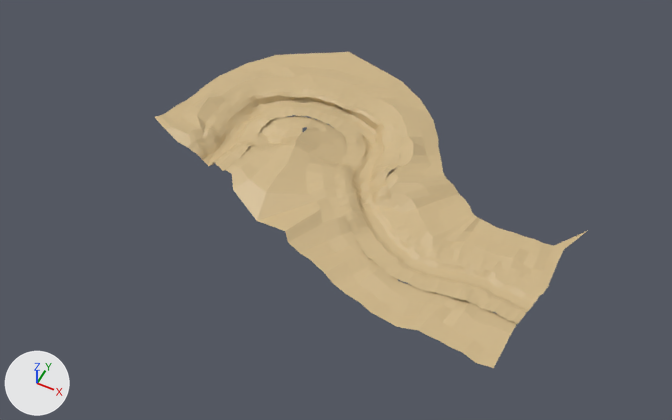
The FBX model Assets/Models/Terrain.fbx, before and after one commit.
Both versions are drawn from a camera (50 mm lens) standing at (3.7, -26.5, 33.4) and looking at (-10.3, 1.6, -1.7). Every picture has the same lights, and +X, +Y and +Z are marked at lower left. Where no turn or scale is listed for an object, it has been applied to the vertices.
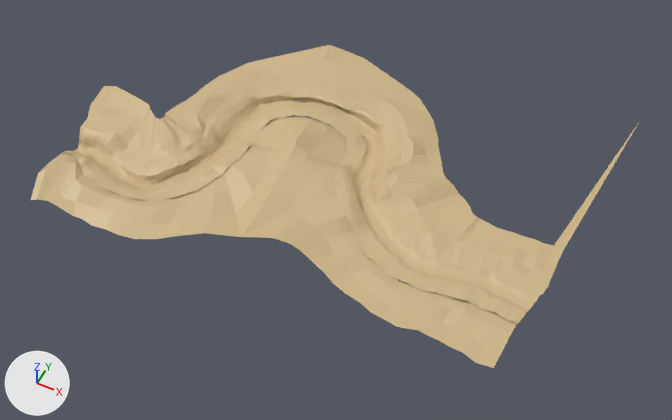
Changed parts and their boxes (x1, y1, x2, y2) in the pictures (672 x 420 px; the box of a moved part takes in the faces that stretch with it):
'polySurface13', reshaped (41% wider): before (155, 52, 587, 368); after (31, 45, 640, 368)
part 1 of me_mesh, built on: before (155, 113, 408, 259); after (31, 86, 408, 259)
part 2 of me_mesh, moved or reshaped: before (261, 52, 412, 94); after (261, 45, 412, 94)
part 3 of me_mesh, deleted: before (554, 231, 587, 250)
part 4 of me_mesh, added (beige): after (554, 121, 640, 250)

The change, as a list of edits to the scene's bpy script:
```text
Change me_mesh:
    used by ob_polysurface13; location = (1.56, 4.35, 0.06)
    remove me_mesh.from_pydata(...)  # 2150 vertices, 1926 faces; spans x -22.5..0.0, y -9.2..6.9, z -0.4..1.1
    add me_mesh.from_pydata(...)  # 2764 vertices, 2483 faces; spans x -26.6..0.3, y -10.4..8.8, z -0.4..1.1
    me_mesh part 1: 40 vertices moved from x -22.3..-9.9, y -7.3..-0.5, z -0.2..0.9 to x -21.9..-10.0, y -7.5..-0.4, z -0.2..0.9; 32 vertices removed from x -22.5..-14.3, y -6.4..-0.6, z -0.3..1.0; 646 vertices added at x -26.6..-14.2, y -10.4..-0.7, z -0.4..0.9
    me_mesh part 2: 6 vertices moved from x -19.4..-12.2, y 4.2..5.9, z 0.0..0.3 to x -16.9..-14.6, y 4.4..6.4, z 0.2..0.5
    me_mesh part 3: 1 vertex removed from x 0.0, y 0.0, z 0.0
    me_mesh part 4: 1 vertex added at x 0.3, y 8.8, z 0.0
```
